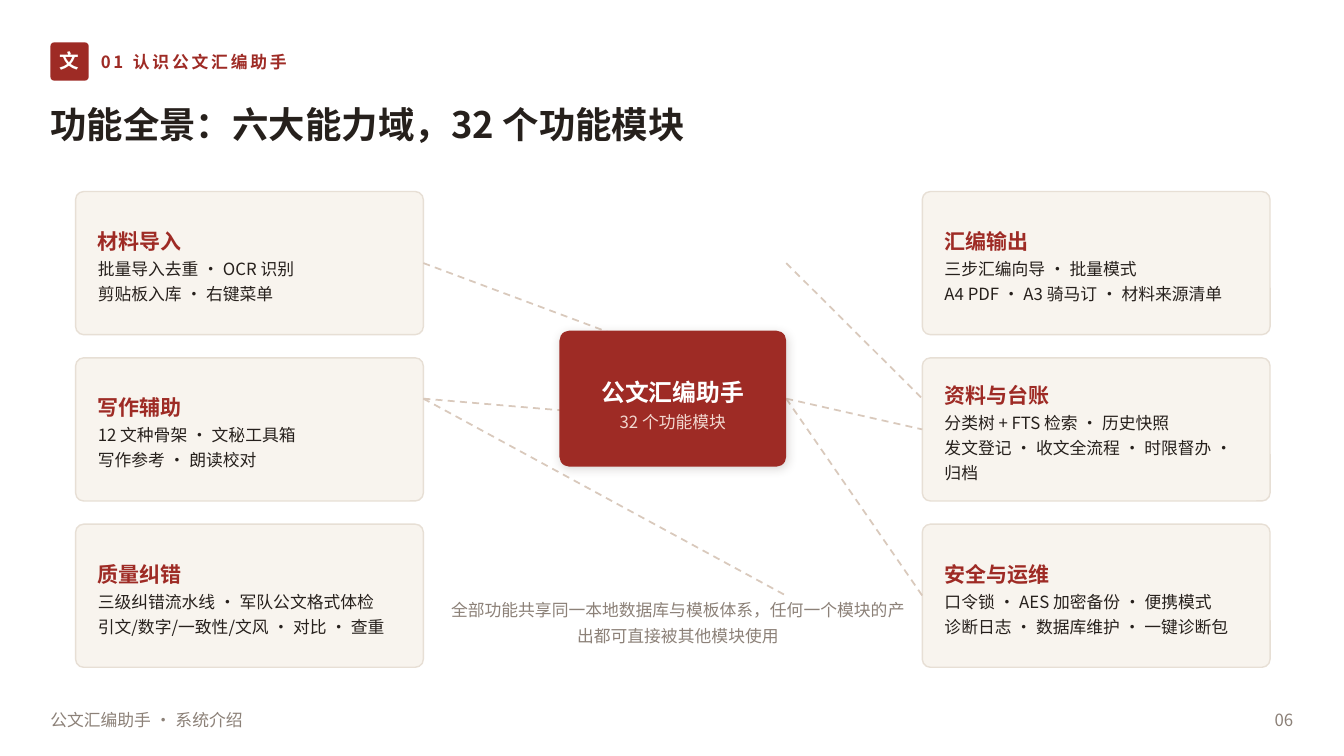
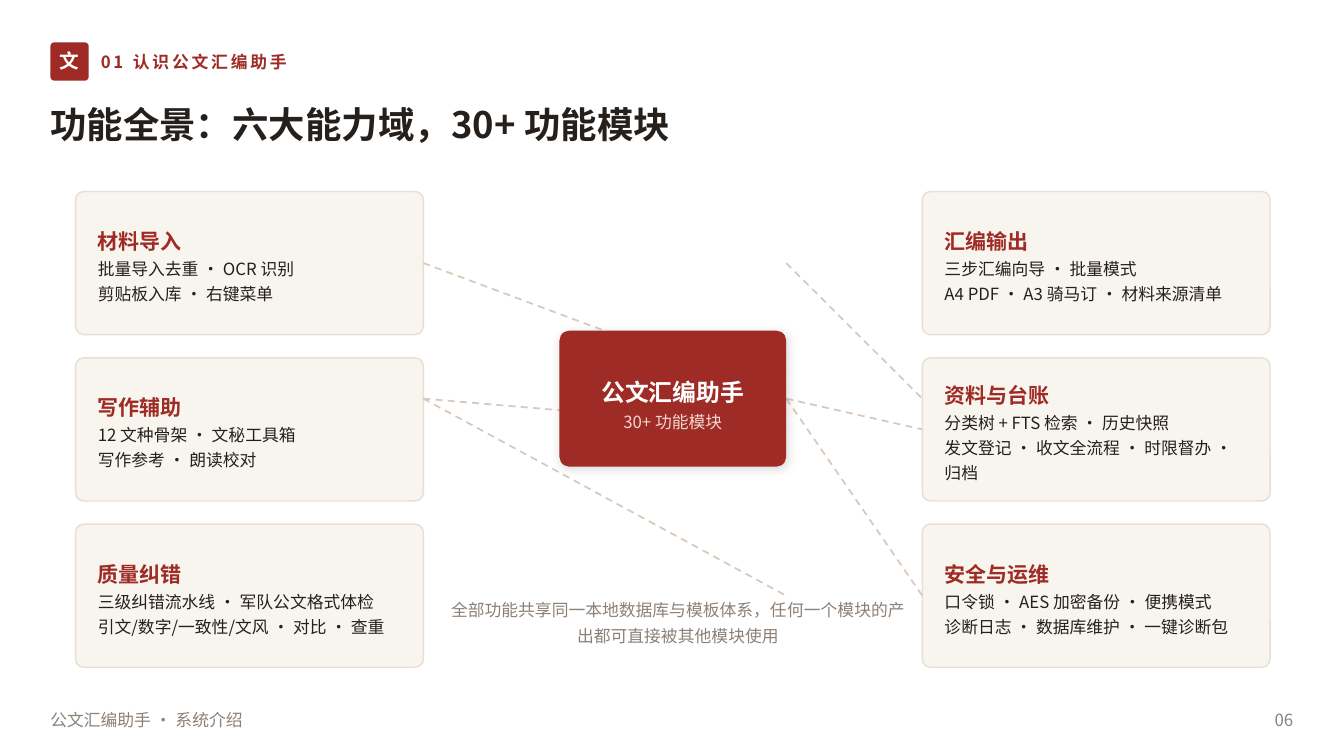
Before and after one commit to lzh745200/gwtool, a slide deck: slide 6 of doc/公文汇编助手-系统介绍.pptx. Drawn at 1344x756 pixels with LibreOffice and Linux fonts; fonts in the diff are those of the drawing. Boxes give left, top, right and bottom in pixels: in the first picture for what was removed or moved away, otherwise in the second. Text is boxed around its words. In the diff, an @@ line names an element or a change of style, - is before the commit and + after.

Commit message:
﻿feat(v1.18.0): 全面收口——代码审计修复、前后端对齐、文档/PPT 更新、清理与重建
审计（三方只读 + Lead 复验）
- UI↔core/DB：23 个 ui 模块、189 条 import、272 个符号、26 个对话框全部通过；
  阻塞 0 / 一般 2 / 观察 4
- 文档：版本四处一致；7 处口径修正
- 死代码：无可删模块（99 模块 98 可达，唯一不可达是包标记）；删 7 项零引用代码

代码修复
- 参考面板 severity 改为读后端 c.severity（不再按 confidence 二分），与校对对话框统一
- 增强包导入/卸载时开关持久化失败改为界面明示（不再只写日志）
- 模板编辑器新增「目录层级」下拉（1/2/3，默认 2），接入 toc_max_level；提示文案同步
- UI 不再 import core 私有 _text_to_tree：新增公开 importer.text_to_tree()
- 补上「输出预览」缺失接线：一键汇编生成 A4 后渲染到 EditorPanel.show_pdf
- 删除零引用死代码：logs._format_exc、main_window._wait_for_background_threads、
  screenfit.available_rect/uninstall_dialog_autofit、csc_gec.GecError、
  dao.list_wordlist_sources/set_wordlist_source_enabled/count_dictionary_by_source、
  import_material_dir 死变量 ok
- 长期 skip 且断言相反的用例改写为真跑契约用例；.gitignore 增 *.log

文档/PPT
- doc/README：补 v1.15/1.16/1.17 功能、文档索引、机构沿革 51、边界改 v1.17 口径、用例数
- 能力基线补 462,560/456,842 口径说明；AGENTS 死链修正；结构说明更新为 99 模块/
  3.84 万行/ui 23/tests 124/2899 用例，并补 v1.8–v1.17 新增模块清单
- 26 个文件构建机路径脱敏；打包门禁同时匹配 / 与 \（含 PPT 脚本）
- PPT：版本 v1.18.0、38400 行、2898 用例、119.8 万字语料、30+ 模块；新增 v1.15/v1.16/v1.17
  三页；输出路径改 path.join(__dirname,...)；重生成 48 页
- 归档 4 份零引用历史文档到 doc/archive/（其余因仍被引用保留）

验证
- pytest 2899 passed / 15 skipped / exit 0；ruff 全绿；e2e 55/55
- eval base 3/3；真实语料 E3a 0.00 处/万字、E5 16.7 ms/千字；E7 F0.5=100%
- PPT node build.js 成功（48 slides）；packaging 24 passed

```diff
--- a/doc/公文汇编助手-系统介绍.pptx
+++ b/doc/公文汇编助手-系统介绍.pptx
@@ text at bbox=[50, 107, 670, 143]: text changed @@
-功能全景：六大能力域，32 个功能模块
+功能全景：六大能力域，30+ 功能模块
@@ text at bbox=[623, 414, 722, 430]: text changed @@
-32 个功能模块
+30+ 功能模块
```
Also in this commit, not shown: 8 other slides changed, 3 slides added, 2 slides removed, 36 other files.
